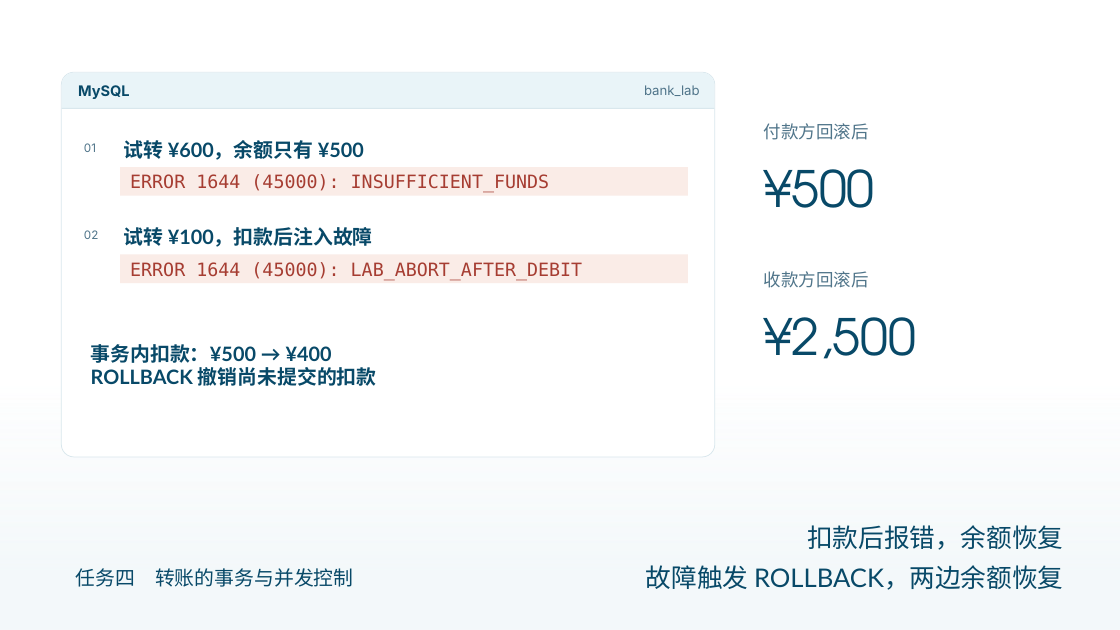
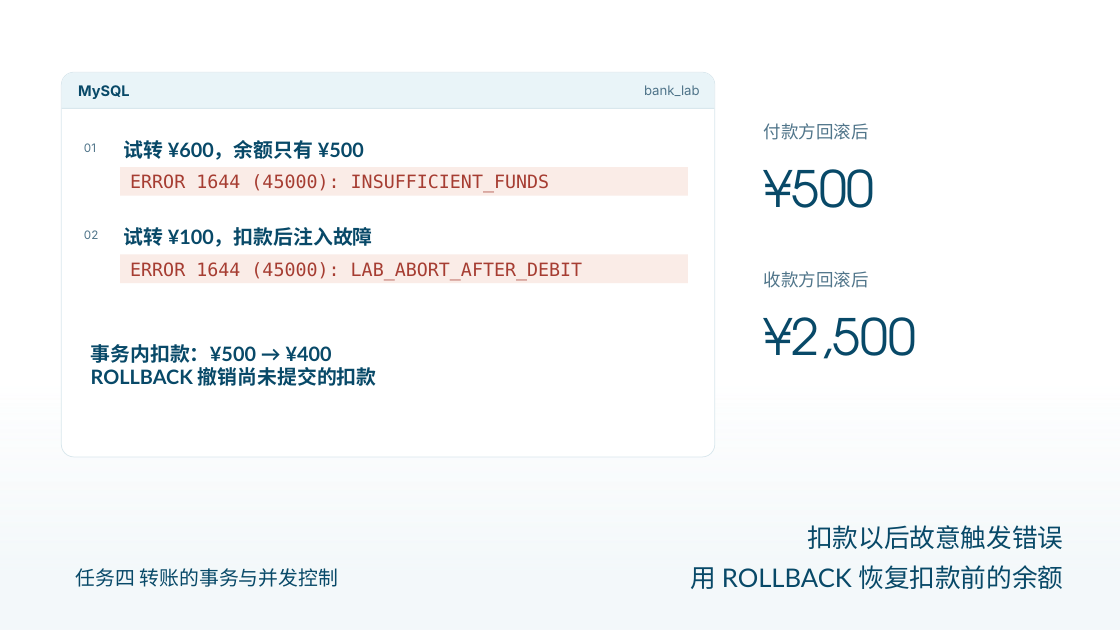
Before and after one commit to AurLemon/pageslip-demo, a slide deck: slide 5 of presentations/task-4-transactions.pptx. Drawn at 1120x630 pixels with LibreOffice and Linux fonts; fonts in the diff are those of the drawing. Boxes give left, top, right and bottom in pixels: in the first picture for what was removed or moved away, otherwise in the second. Text is boxed around its words. In the diff, an @@ line names an element or a change of style, - is before the commit and + after.

```diff
--- a/presentations/task-4-transactions.pptx
+++ b/presentations/task-4-transactions.pptx
@@ text at bbox=[807, 525, 1063, 549]: text changed @@
-扣款后报错，余额恢复
+扣款以后故意触发错误
@@ text "任务四 转账的事务与并发控制" rewrapped from bbox=[76, 568, 354, 587] to bbox=[76, 568, 339, 587] @@
@@ text at bbox=[691, 565, 1063, 589]: text changed @@
-故障触发 ROLLBACK，两边余额恢复
+用 ROLLBACK 恢复扣款前的余额
```
Also in this commit, not shown: 21 other slides changed, 1 other file.
